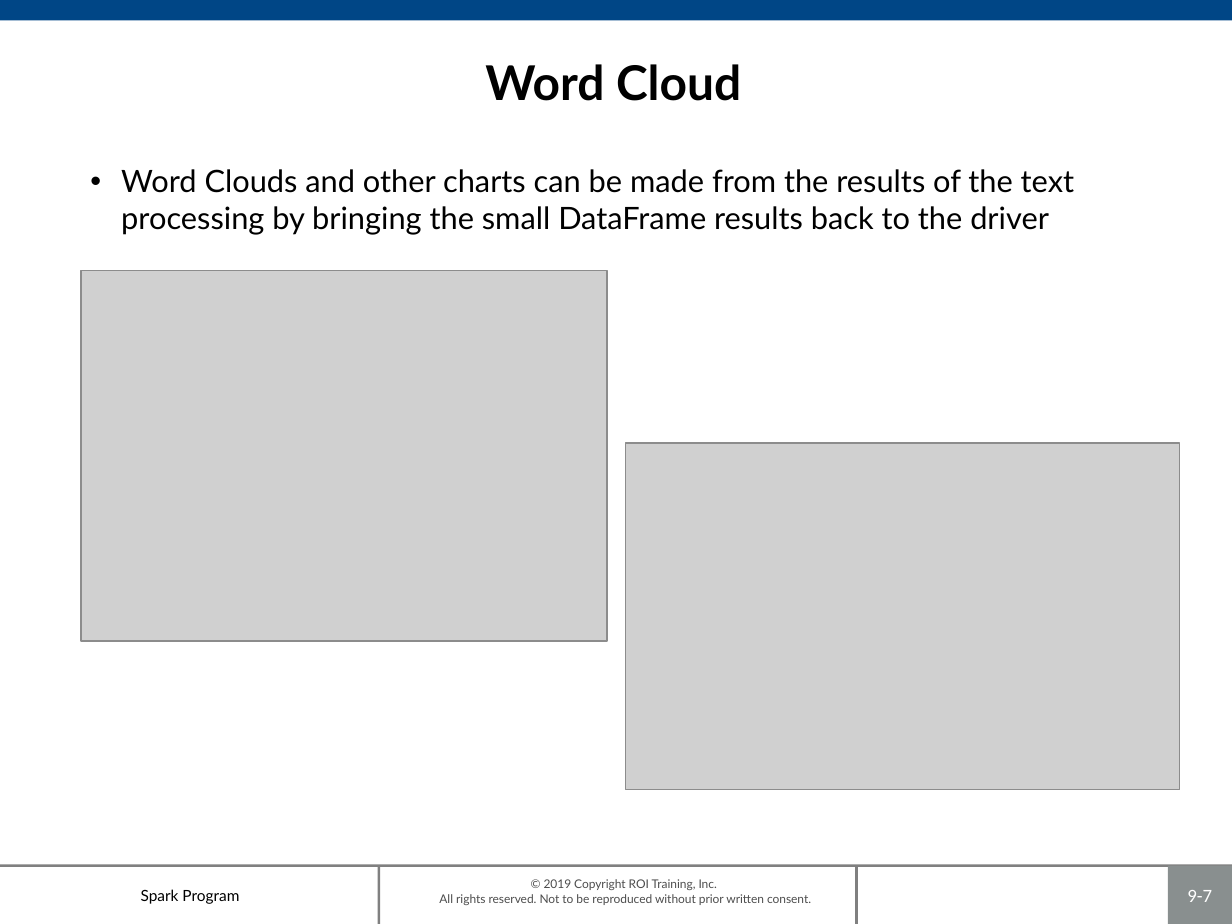
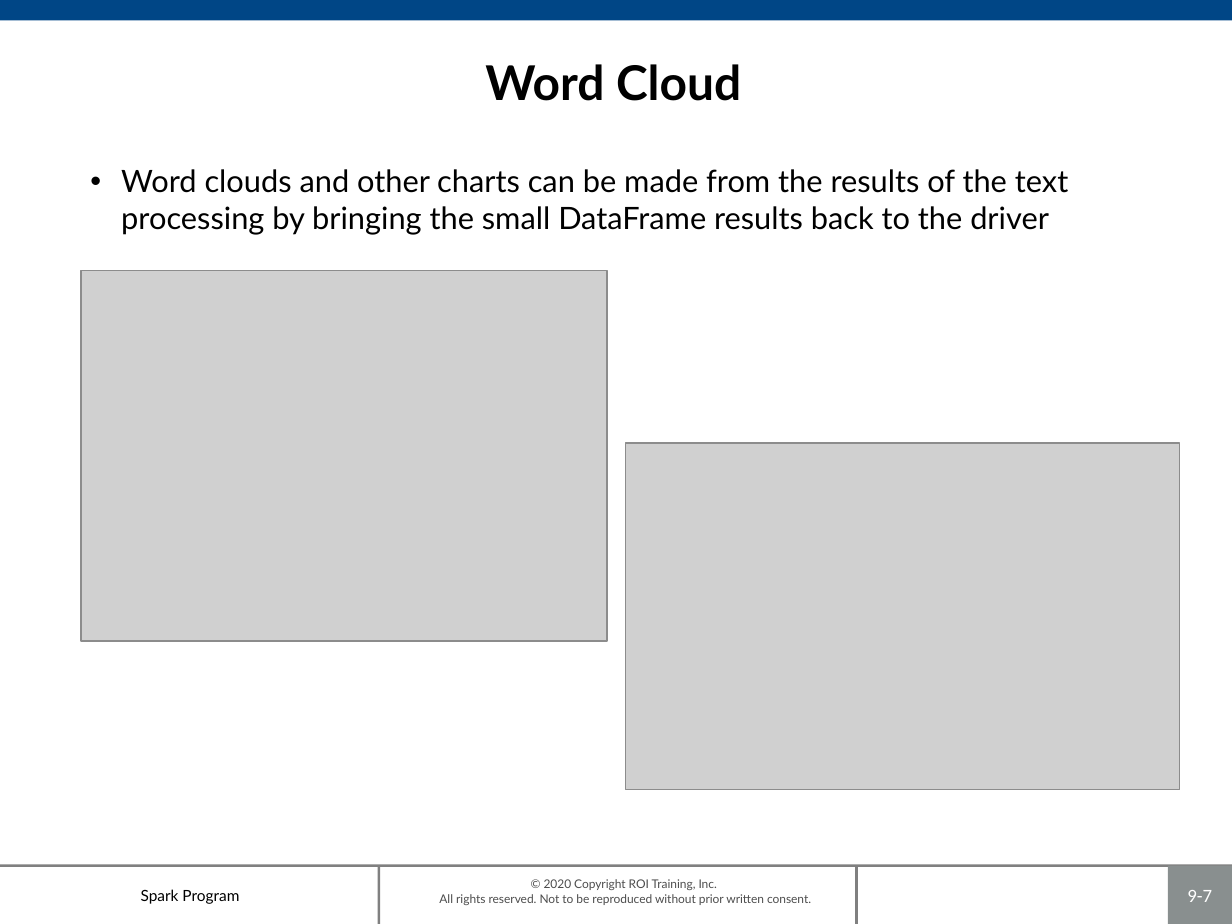
Before and after one commit to roitraining/SparkProgram, a slide deck: slide 7 of Day8-NaturalLanguage/Ch09-NaturalLanguage.pptx. Drawn at 1232x924 pixels with LibreOffice and Linux fonts; fonts in the diff are those of the drawing; grey boxes stand for pictures; background and template pictures are left out. Boxes give left, top, right and bottom in pixels: in the first picture for what was removed or moved away, otherwise in the second. Text is boxed around its words. In the diff, an @@ line names an element or a change of style, - is before the commit and + after.

```diff
--- a/Day8-NaturalLanguage/Ch09-NaturalLanguage.pptx
+++ b/Day8-NaturalLanguage/Ch09-NaturalLanguage.pptx
@@ text at [121,169,1068,235]: text changed @@
-• Word Clouds and other charts can be made from the results of the text processing by bringing the small DataFrame results back to the driver
+• Word clouds and other charts can be made from the results of the text processing by bringing the small DataFrame results back to the driver
@@ text at [439,879,811,905]: text changed @@
-© 2019 Copyright ROI Training, Inc.
-All rights reserved. Not to be reproduced without prior written consent.
+© 2020 Copyright ROI Training, Inc.
+All rights reserved. Not to be reproduced without prior written consent.
```
Also in this commit, not shown: 13 other slides changed, 3 other files.
